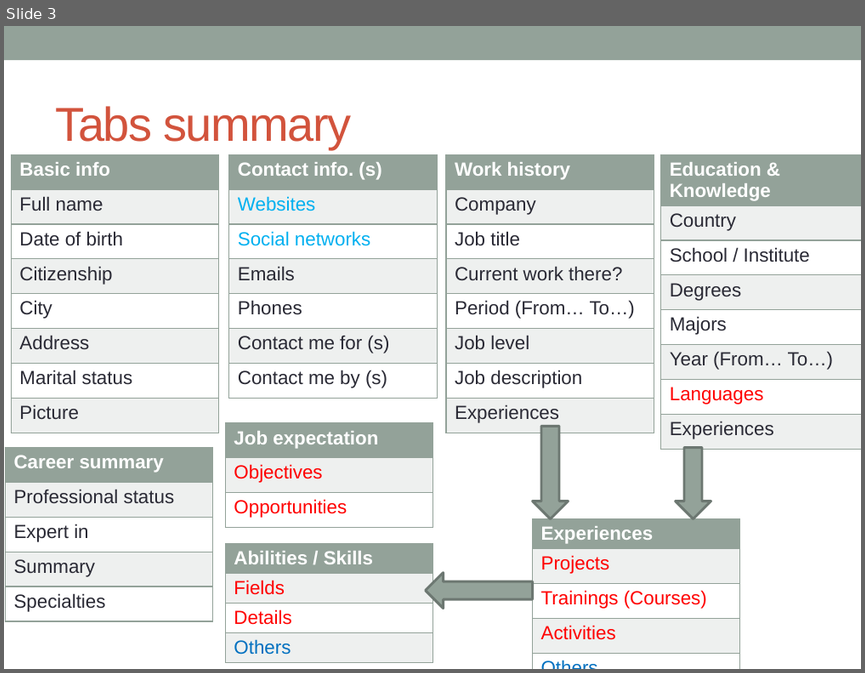
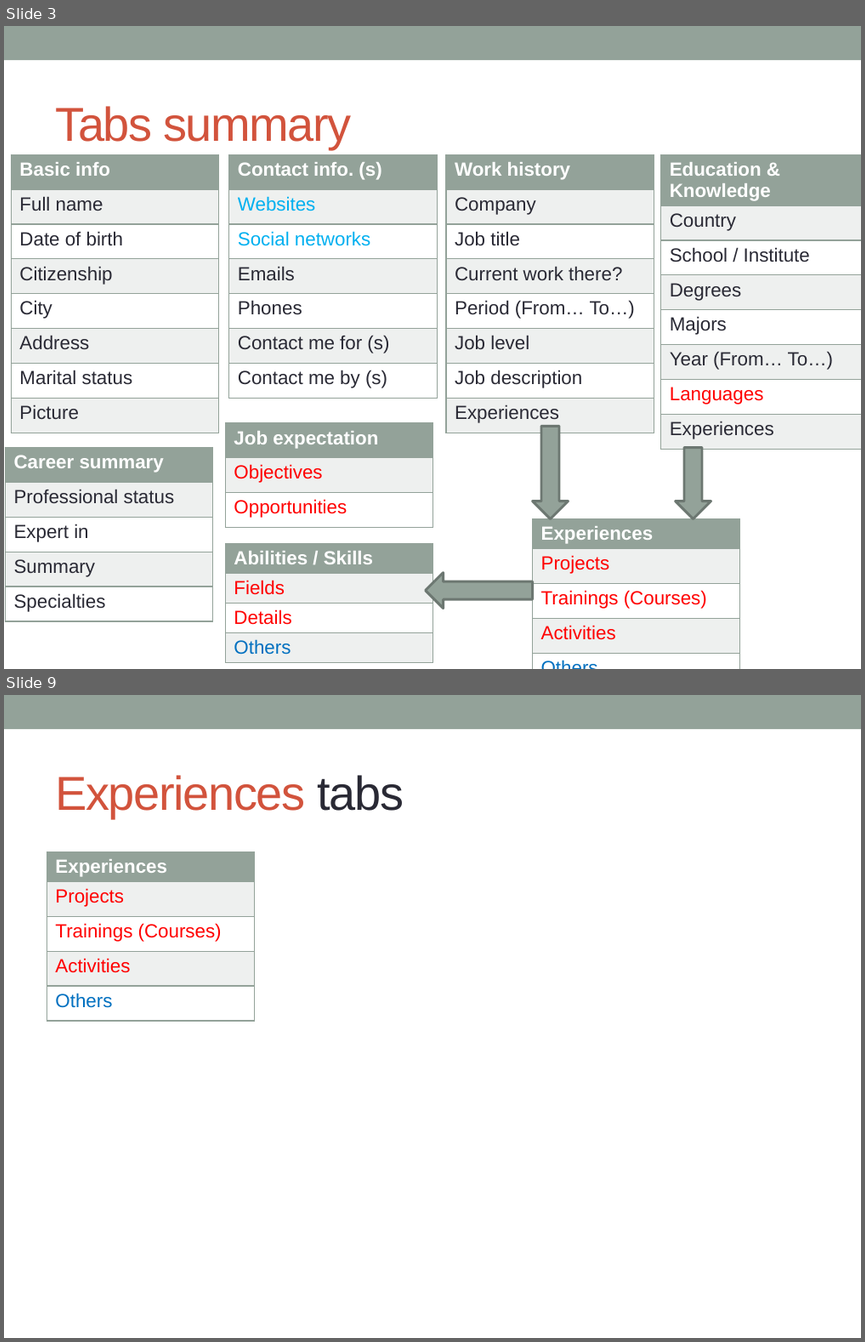
Before and after one commit to khanhduy94/jobzoom, a slide deck: Documents/Requirements/Job seeker Profiles Analysis.pptx. Shown one above the other, each under a label of ours: slide 3 before the commit, slides 3 and 9 after it; the slides between them are not shown. The pictures are 865x673 and 865x1342 pixels, drawn with LibreOffice and Linux fonts; fonts in the diff are those of the drawing. Boxes give left, top, right and bottom in pixels: in the first picture for what was removed or moved away, otherwise in the second. Text is boxed around its words. In the diff, an @@ line names an element or a change of style, - is before the commit and + after.

```diff
--- a/Documents/Requirements/Job seeker Profiles Analysis.pptx
+++ b/Documents/Requirements/Job seeker Profiles Analysis.pptx
@@ slide 9 added at <box>4,695,861,1338</box>, background #FFFFFF; not listed: 1 template element that a slide beside it also shows @@
@@ title added at <box>55,775,404,818</box>, 40 pt, text #D2533C @@
+Experiences tabs
@@ table added at <box>46,851,254,1022</box>, 5 rows, 1 columns @@
+Experiences
+Projects
+Trainings (Courses)
+Activities
+Others
```
Also in this commit, not shown: 6 slides changed, 1 other slide added, 2 slides removed, 3 other files.
